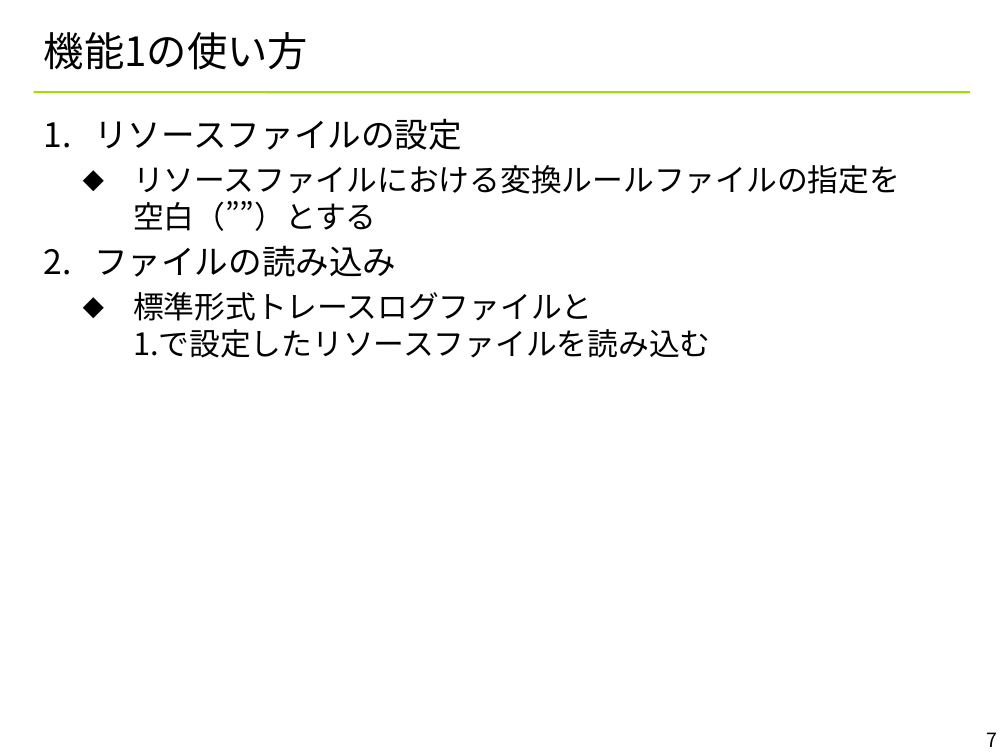
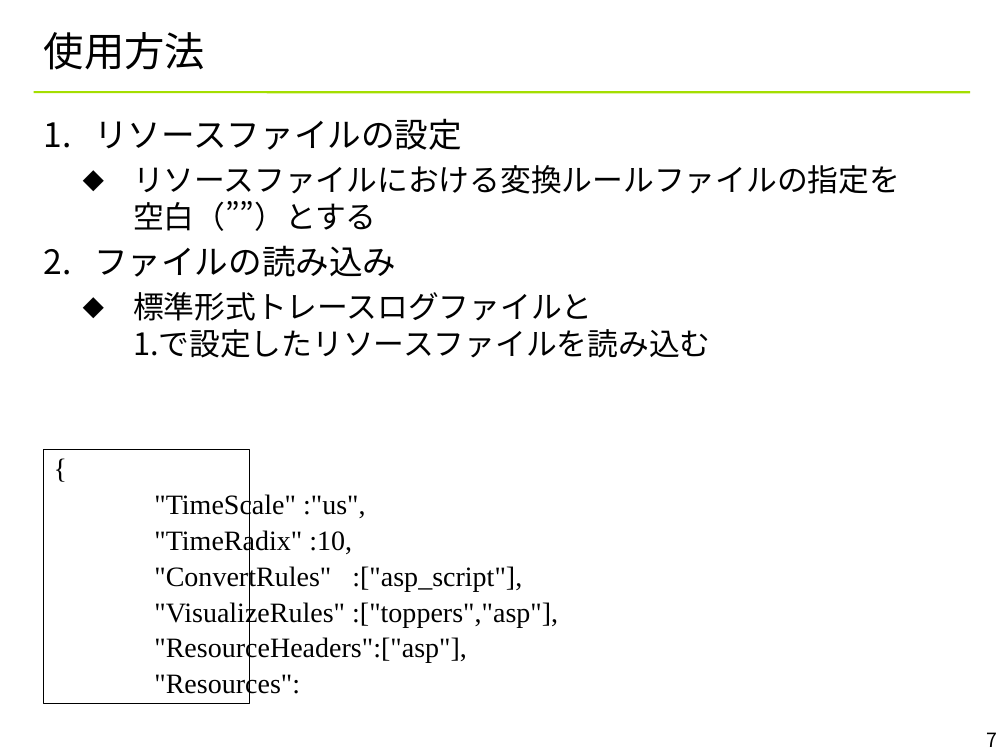
Before and after one commit to YixiaoLi/tlv4mc, a slide deck: slide 7 of doc/converter_manual.pptx. Drawn at 1008x756 pixels with LibreOffice and Linux fonts; fonts in the diff are those of the drawing; background and template pictures are left out. Boxes give left, top, right and bottom in pixels: in the first picture for what was removed or moved away, otherwise in the second. Text is boxed around its words. In the diff, an @@ line names an element or a change of style, - is before the commit and + after.

```diff
--- a/doc/converter_manual.pptx
+++ b/doc/converter_manual.pptx
@@ title at <box>44,32,205,70</box>: text changed @@
-機能1の使い方
+使用方法
@@ rectangle added at <box>43,450,250,704</box>, outline #000000 0.75 pt, 20 pt, text #000000 @@
+{
+"TimeScale" :"us",
+"TimeRadix" :10,
+"ConvertRules" :["asp_script"],
+"VisualizeRules" :["toppers","asp"],
+"ResourceHeaders":["asp"],
+"Resources":
```
Also in this commit, not shown: 13 other slides changed.
